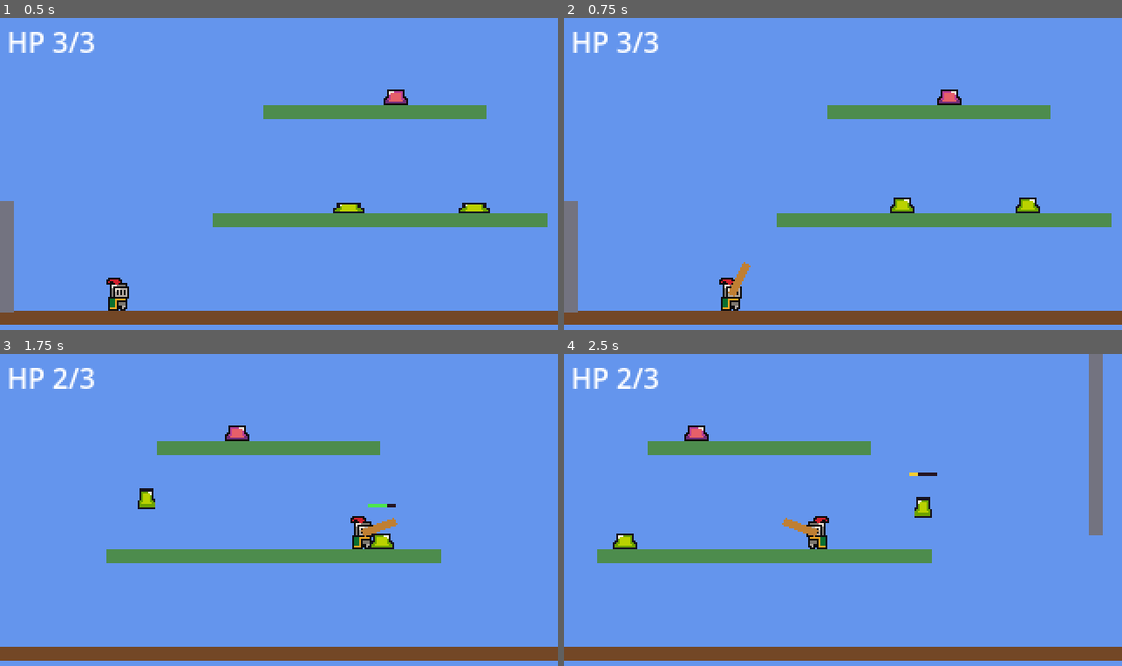
Above: before the commit, frames 1-4 (two rows, left to right).
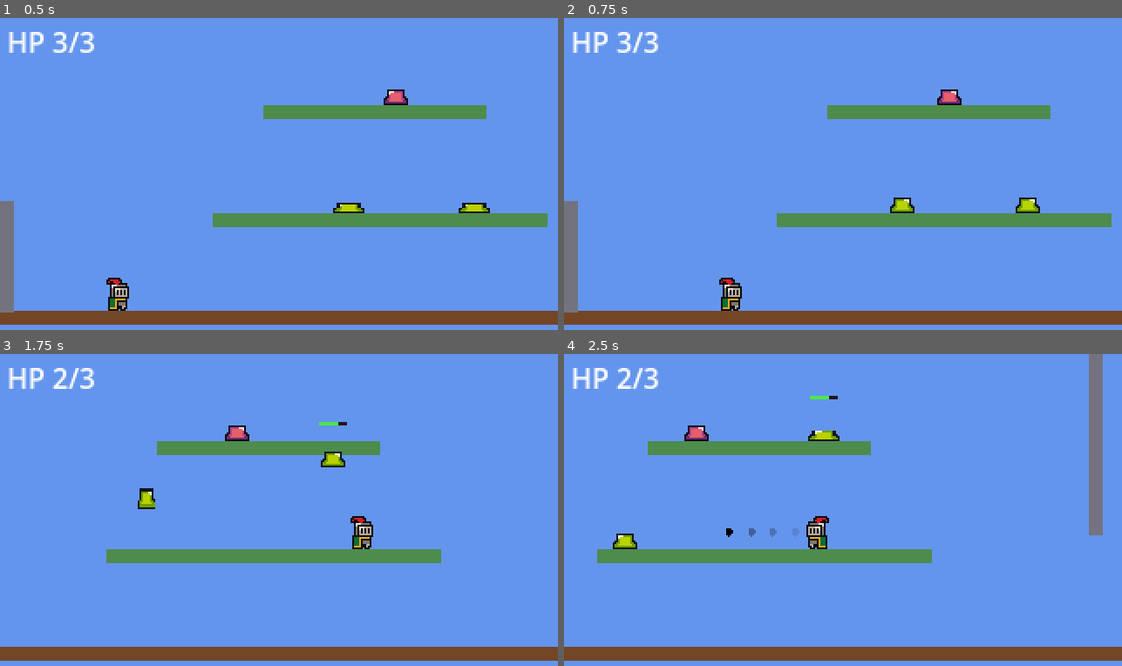
Above: after the commit, the same moments.

Repository: SolutionsByCarson/ScratchPad
Game: Godot game, scene res://scenes/main.tscn
Two runs of this game, one before a commit and one after it. Both use one fixed random seed, a clock stepped at 60 frames per second and the inputs below.
Inputs:
- Up to frame 1 (0.5 s): no input
- Up to frame 2 (0.75 s): hold D (move_right) from 0.53 s (still down); tap H (swing) at 0.6 s
- Up to frame 3 (1.75 s): keep holding D (move_right); tap Space (jump) at 0.77, 1.52 s; tap Shift (dash) at 1.35 s; tap H (swing) at 1.55 s
- Up to frame 4 (2.5 s): release D (move_right) at 2.03 s; hold A (move_left) from 2.03 s (still down); tap J (shoot) at 2.1 s; tap H (swing) at 2.3 s

Frame 1 is identical in both runs. In frame 2, 0.2% of the frame differs, in the area x 29-34%, y 78-90%; in frame 3, 0.6%; in frame 4, 0.7%, in the area x 29-67%, y 13-59%.

Commit message:
Swing tuning: faster (0.22s → 0.13s, 0.35s → 0.28s cooldown), longer reach (radius 36 vs 22 box, bat 30 vs 20px), radial knockback. Direction is now normalized(target - player), so enemies/grenades hit from above-front fly up-forward; magnitudes bumped to 320 (enemy) / 360 (grenade). Slime knockback gains a vertical component with gravity + landing detection.

Diff:
--- a/scripts/player.gd
+++ b/scripts/player.gd
@@ -39,15 +39,13 @@
 const INVULN_TIME := 1.0
 const FALL_DEATH_Y := 350.0
 
-const SWING_DURATION := 0.22
-const SWING_COOLDOWN := 0.35
-const SWING_RANGE := 22.0
-const SWING_HEIGHT := 16.0
-const SWING_KNOCKBACK_ENEMY := 240.0
-const SWING_KNOCKBACK_GRENADE := 280.0
-const SWING_GRENADE_VY := -140.0
+const SWING_DURATION := 0.13
+const SWING_COOLDOWN := 0.28
+const SWING_REACH := 36.0
+const SWING_KNOCKBACK_ENEMY := 320.0
+const SWING_KNOCKBACK_GRENADE := 360.0
 const SWING_DAMAGE := 1
-const SWING_BAT_LENGTH := 20.0
+const SWING_BAT_LENGTH := 30.0
 const SWING_BAT_THICKNESS := 5.0
 const SWING_BAT_COLOR := Color(0.75, 0.5, 0.2, 1.0)
 
@@ -493,26 +491,34 @@
 	for enemy in get_tree().get_nodes_in_group("enemy"):
 		if enemy is Node2D and _in_swing_arc(enemy as Node2D):
 			var e: Node = enemy
+			var dir: Vector2 = _knockback_dir(enemy as Node2D)
 			if e.has_method("apply_knockback"):
-				e.call("apply_knockback", _facing * SWING_KNOCKBACK_ENEMY)
+				e.call("apply_knockback", dir.x * SWING_KNOCKBACK_ENEMY, dir.y * SWING_KNOCKBACK_ENEMY)
 			if e.has_method("take_damage"):
 				e.call("take_damage", SWING_DAMAGE)
 
 	for g in get_tree().get_nodes_in_group("grenade"):
 		if g is Node2D and _in_swing_arc(g as Node2D):
 			var gn: Node = g
+			var dir: Vector2 = _knockback_dir(g as Node2D)
 			if gn.has_method("apply_knockback"):
-				gn.call("apply_knockback", _facing * SWING_KNOCKBACK_GRENADE, SWING_GRENADE_VY)
+				gn.call("apply_knockback", dir.x * SWING_KNOCKBACK_GRENADE, dir.y * SWING_KNOCKBACK_GRENADE)
 
 
 func _in_swing_arc(target: Node2D) -> bool:
-	var dx: float = target.global_position.x - global_position.x
-	var dy: float = target.global_position.y - global_position.y
-	if absf(dx) > SWING_RANGE or absf(dy) > SWING_HEIGHT:
+	var to_target: Vector2 = target.global_position - global_position
+	if to_target.length() > SWING_REACH:
 		return false
-	if dx == 0.0:
+	if absf(to_target.x) < 4.0:
 		return true
-	return signf(dx) == signf(_facing)
+	return signf(to_target.x) == signf(_facing)
+
+
+func _knockback_dir(target: Node2D) -> Vector2:
+	var to_target: Vector2 = target.global_position - global_position
+	if to_target.length() < 0.01:
+		return Vector2(_facing, -0.25).normalized()
+	return to_target.normalized()
 
 
 func _hide_swing_visual() -> void:
--- a/scripts/slime.gd
+++ b/scripts/slime.gd
@@ -53,6 +53,7 @@
 var _hp_bar_fg: ColorRect
 var _hp_bar_visible_left := 0.0
 var _knockback_vx := 0.0
+var _knockback_vy := 0.0
 
 
 func _ready() -> void:
@@ -130,8 +131,9 @@
 		queue_free()
 
 
-func apply_knockback(vx: float) -> void:
+func apply_knockback(vx: float, vy: float = 0.0) -> void:
 	_knockback_vx = vx
+	_knockback_vy = vy
 	_state = State.WANDER
 	_velocity_y = 0.0
 	_jump_dir = 0.0
@@ -265,15 +267,25 @@
 
 
 func _tick_knockback(delta: float) -> bool:
-	if absf(_knockback_vx) < 1.0:
+	if absf(_knockback_vx) < 1.0 and absf(_knockback_vy) < 1.0:
 		_knockback_vx = 0.0
+		_knockback_vy = 0.0
 		return false
 	position.x += _knockback_vx * delta
+	position.y += _knockback_vy * delta
+	_knockback_vy += GRAVITY * delta
 	var decay: float = signf(_knockback_vx) * KNOCKBACK_DECAY * delta
 	if absf(_knockback_vx) <= absf(decay):
 		_knockback_vx = 0.0
 	else:
 		_knockback_vx -= decay
+	if _knockback_vy > 0.0:
+		var ground_y: float = _ground_y_below(position.x, position.y - 8.0)
+		if ground_y != INF and position.y + GROUND_OFFSET >= ground_y:
+			position.y = ground_y - GROUND_OFFSET
+			_knockback_vy = 0.0
+			_initial_x = position.x
+			_initial_y = position.y
 	return true
 
 
